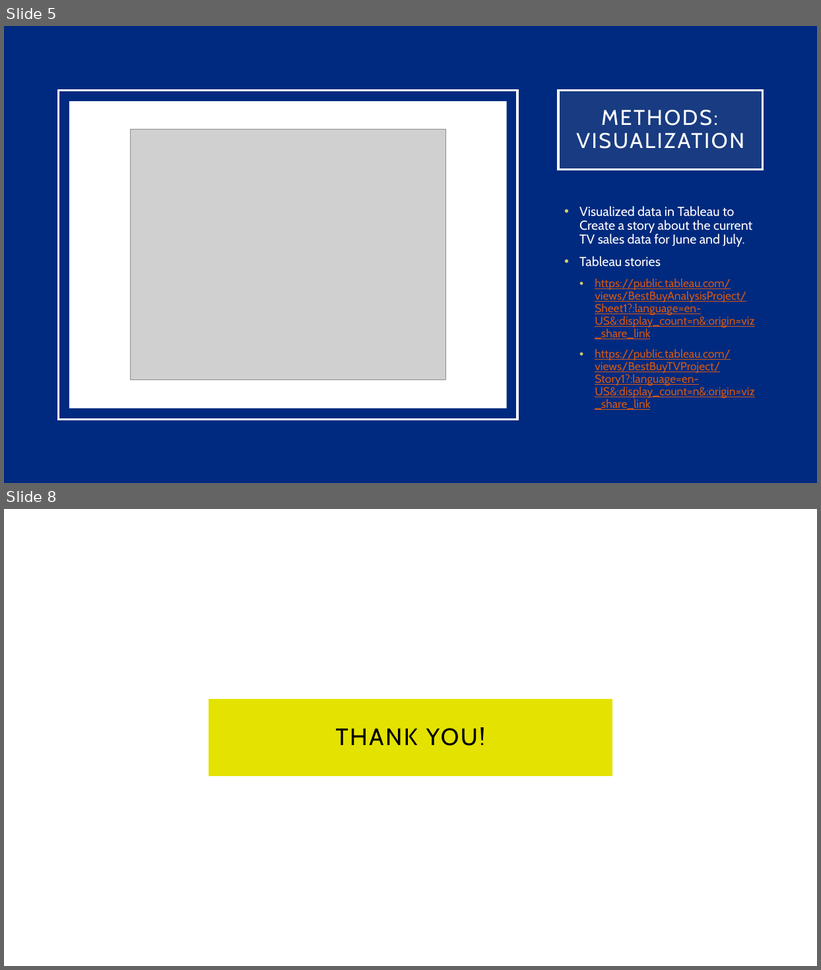
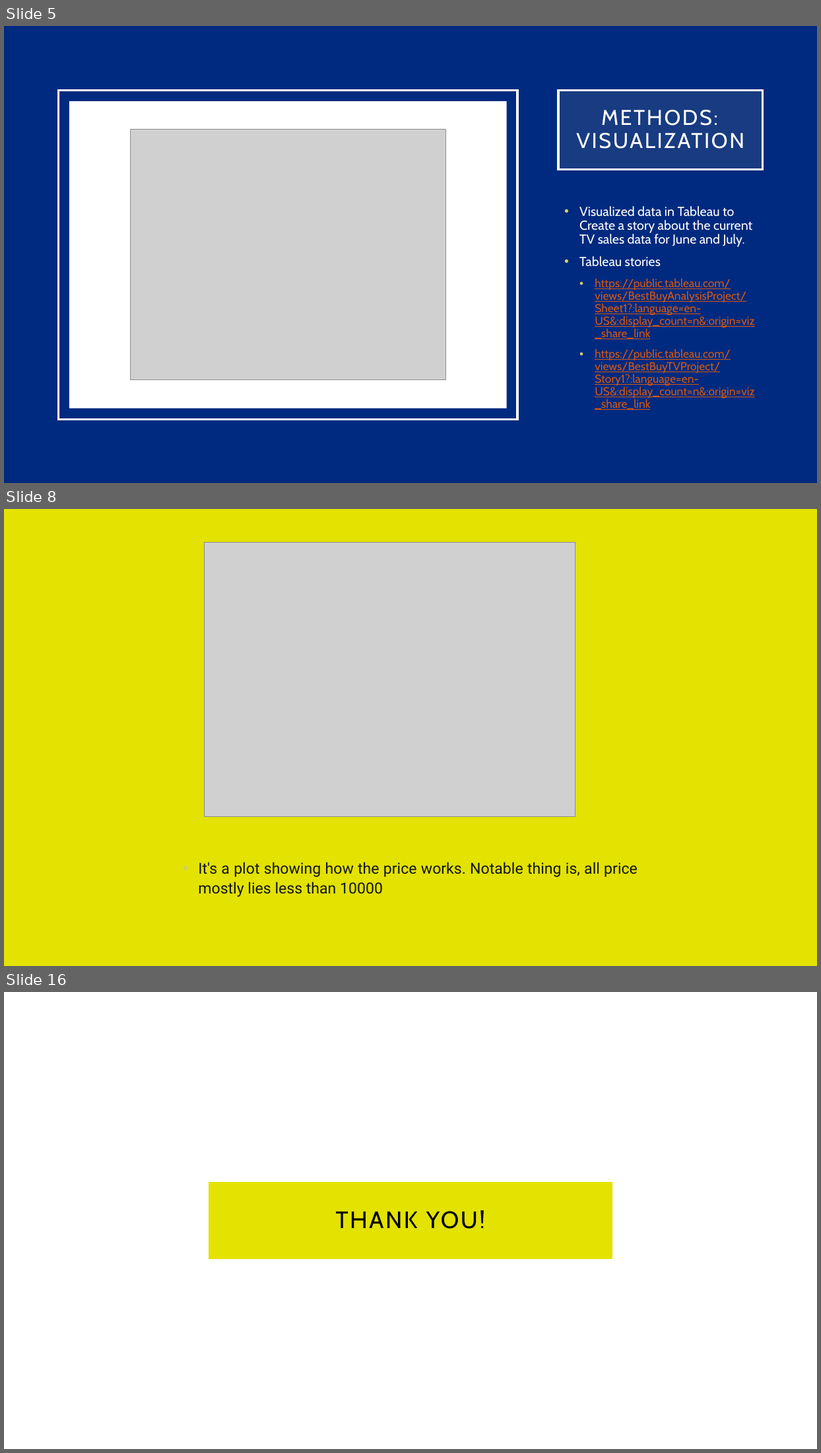
Before and after one commit to kdmorjam/Project_4_BestBuy, a slide deck: Final Project/BestBuy.pptx. Shown one above the other, each under a label of ours: slides 5 and 8 before the commit, slides 5, 8 and 16 after it; the slides between them are not shown. The pictures are 821x970 and 821x1453 pixels, drawn with LibreOffice and Linux fonts; fonts in the diff are those of the drawing; grey boxes stand for pictures. Boxes give left, top, right and bottom in pixels: in the first picture for what was removed or moved away, otherwise in the second. Text is boxed around its words. In the diff, an @@ line names an element or a change of style, - is before the commit and + after.

```diff
--- a/Final Project/BestBuy.pptx
+++ b/Final Project/BestBuy.pptx
@@ slide 8 added at (4,509,817,966), background #E3E200 @@
@@ picture added at (205,543,576,817) @@
@@ text added at (198,862,638,897), 18 pt, text #12151B @@
+• It's a plot showing how the price works. Notable thing is, all price mostly lies less than 10000
@@ what was slide 8 is now slide 16 @@
```
Also in this commit, not shown: 2 slides changed, 7 other slides added, 2 other files.
